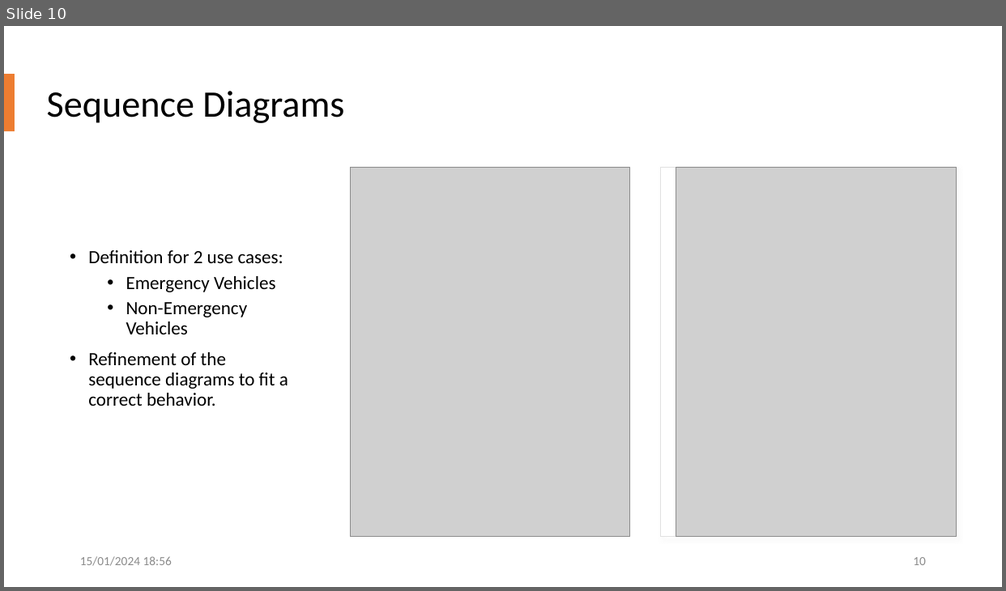
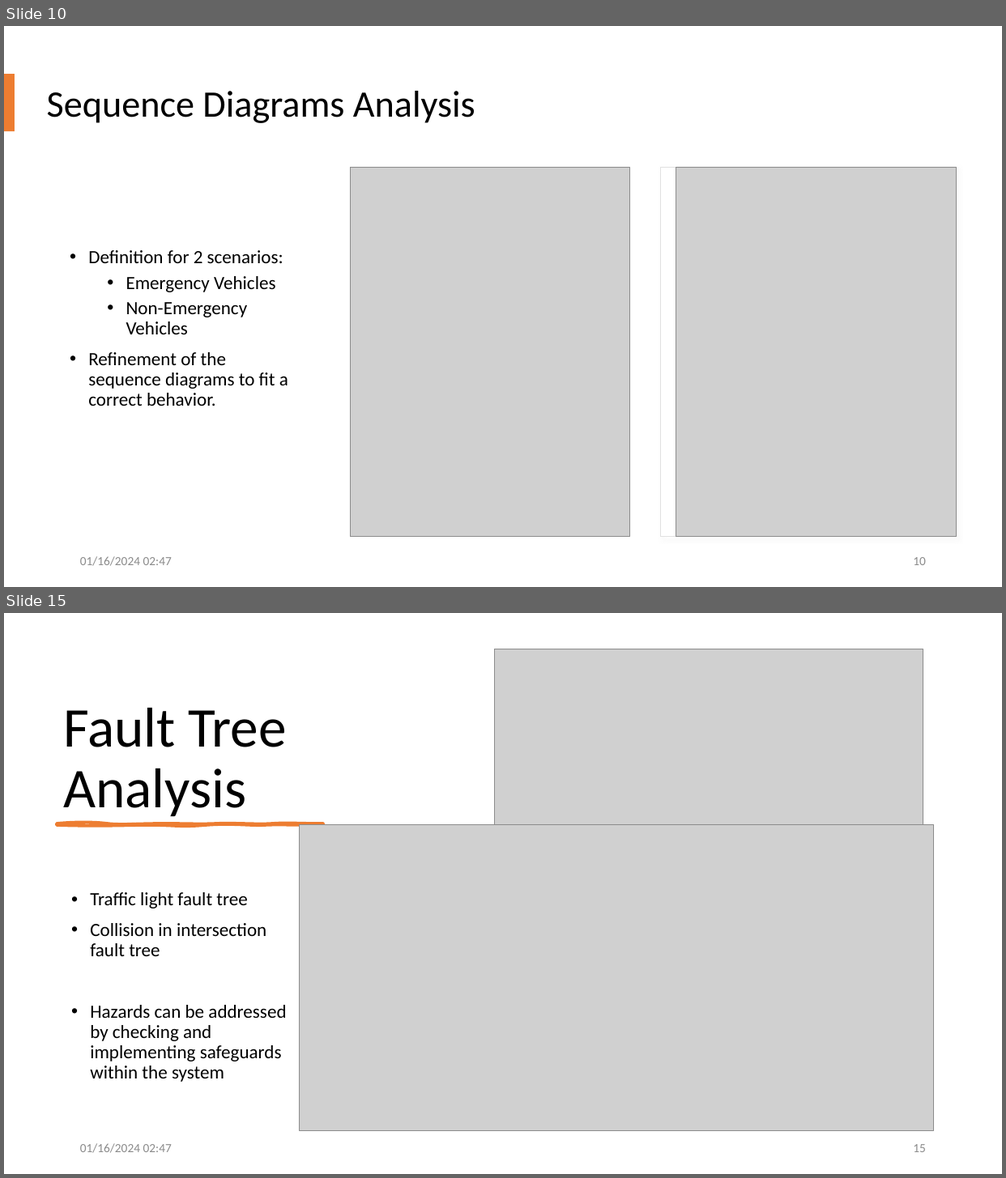
Before and after one commit to allerter/ESE-Smart-City, a slide deck: Requirements/Presentations/Presentation_Merge.pptx. Shown one above the other, each under a label of ours: slide 10 before the commit, slides 10 and 15 after it; the slides between them are not shown. The pictures are 1006x591 and 1006x1178 pixels, drawn with LibreOffice and Linux fonts; fonts in the diff are those of the drawing; grey boxes stand for pictures. Boxes give left, top, right and bottom in pixels: in the first picture for what was removed or moved away, otherwise in the second. Text is boxed around its words. In the diff, an @@ line names an element or a change of style, - is before the commit and + after.

```diff
--- a/Requirements/Presentations/Presentation_Merge.pptx
+++ b/Requirements/Presentations/Presentation_Merge.pptx
@@ slide 15 added at <box>4,613,1002,1174</box>, background #FFFFFF @@
@@ picture added at <box>494,649,923,1122</box> @@
@@ title added at <box>63,708,287,821</box>, 54 pt, text #000000 @@
+Fault Tree Analysis
@@ freeform shape added at <box>57,824,323,825</box>, fill #ED7D31, outline #ED7D31 3 pt @@
@@ picture added at <box>300,824,934,1131</box> @@
@@ text added at <box>90,892,286,1082</box>, 18 pt, text #000000 @@
+• Traffic light fault tree
+• Collision in intersection fault tree
+• Hazards can be addressed by checking and implementing safeguards within the system
@@ text added at <box>80,1144,172,1153</box>, 12 pt, text #8C8C8C @@
+01/16/2024 02:47
@@ page number added at <box>913,1144,926,1152</box>, 12 pt, text #8C8C8C @@
+15
@@ slide 10 changed as well @@
@@ title at <box>47,91,475,123</box>: text changed @@
-Sequence Diagrams
+Sequence Diagrams Analysis
@@ text at <box>88,250,283,263</box>: text changed @@
-• Definition for 2 use cases:
+• Definition for 2 scenarios:
@@ text at <box>80,557,172,566</box>: text changed @@
-15/01/2024 18:56
+01/16/2024 02:47
```
Also in this commit, not shown: 25 other slides changed, 3 other slides added, 2 other files.
